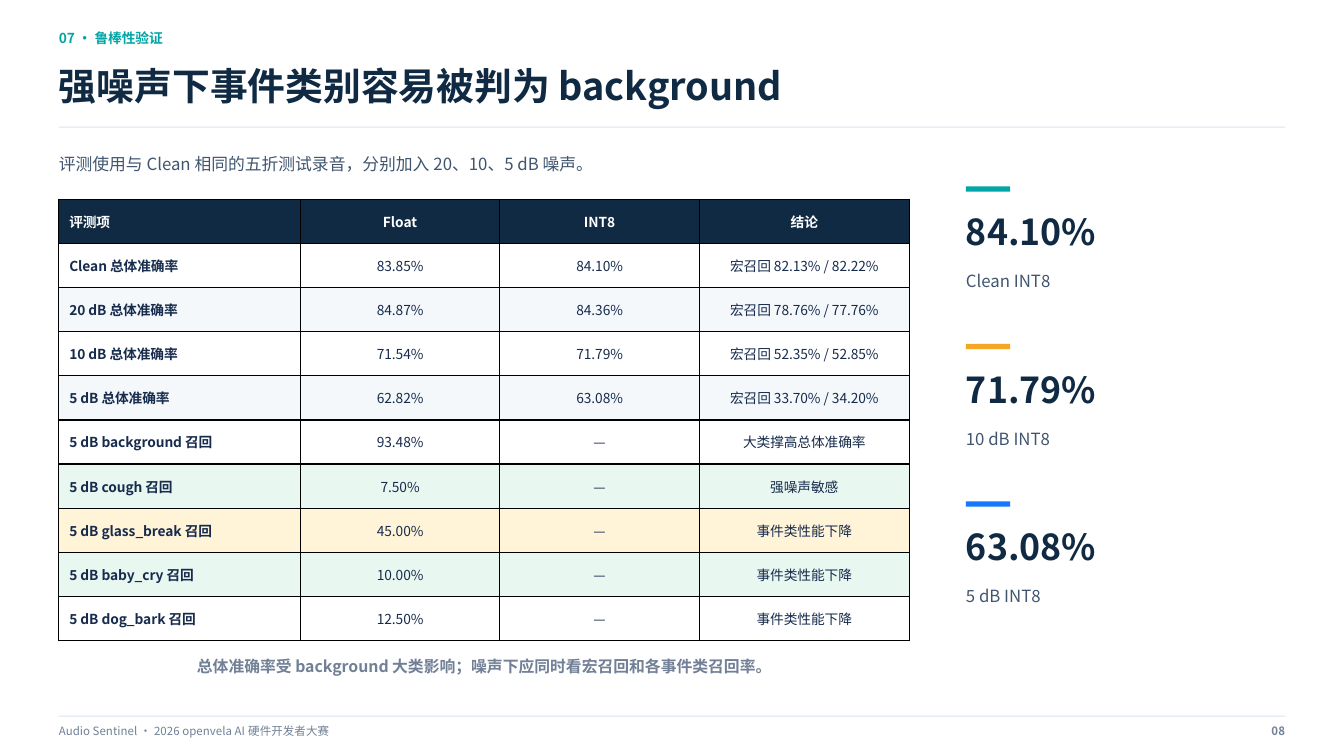
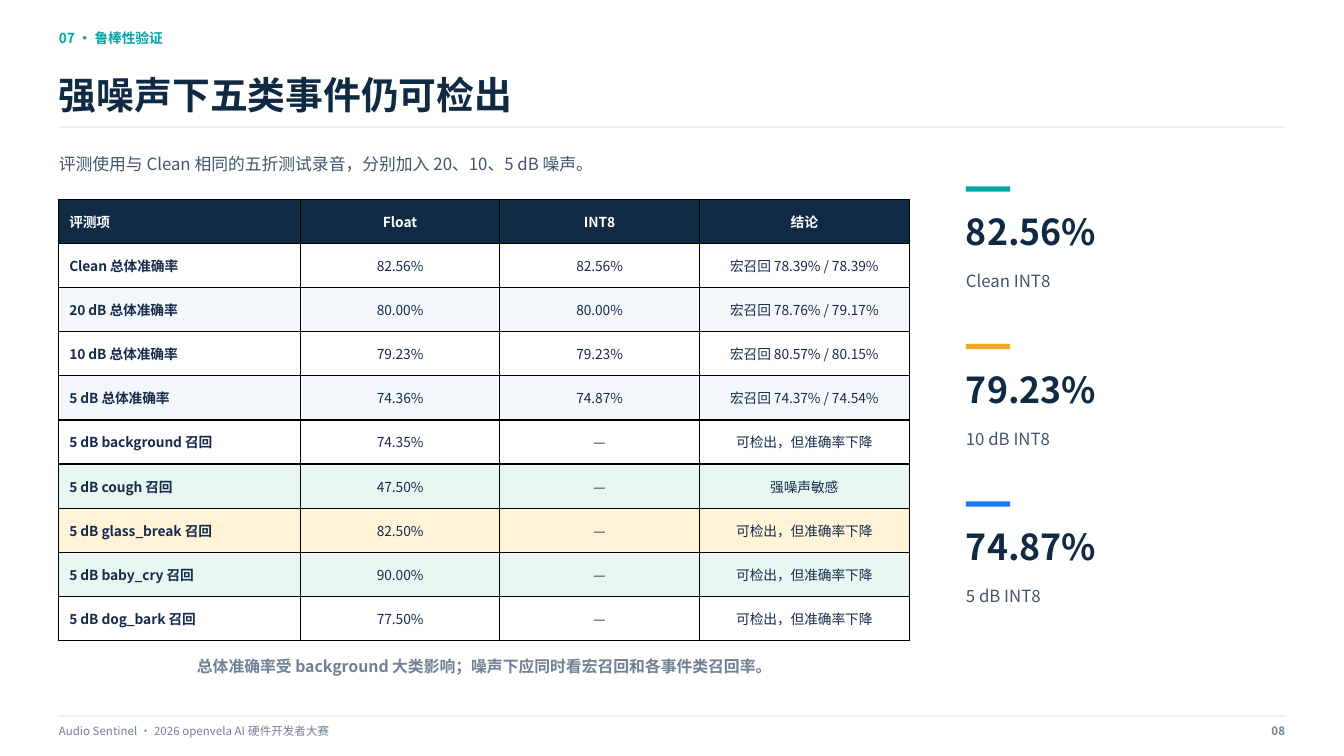
Before and after one commit to open-vela/contest2026_456_wuheihei, a slide deck: slide 8 of docs/submission/Audio_Sentinel_openvela大赛答辩_v2.pptx. Drawn at 1344x756 pixels with LibreOffice and Linux fonts; fonts in the diff are those of the drawing. Boxes give left, top, right and bottom in pixels: in the first picture for what was removed or moved away, otherwise in the second. Text is boxed around its words. In the diff, an @@ line names an element or a change of style, - is before the commit and + after.

```diff
--- a/docs/submission/Audio_Sentinel_openvela大赛答辩_v2.pptx
+++ b/docs/submission/Audio_Sentinel_openvela大赛答辩_v2.pptx
@@ text at <box>59,76,513,113</box>: text changed @@
-强噪声下事件类别容易被判为 background
+强噪声下五类事件仍可检出
@@ table at <box>58,200,909,641</box> @@
-row 2: Clean 总体准确率 | 83.85% | 84.10% | 宏召回 82.13% / 82.22%
+row 2: Clean 总体准确率 | 82.56% | 82.56% | 宏召回 78.39% / 78.39%
-row 3: 20 dB 总体准确率 | 84.87% | 84.36% | 宏召回 78.76% / 77.76%
+row 3: 20 dB 总体准确率 | 80.00% | 80.00% | 宏召回 78.76% / 79.17%
-row 4: 10 dB 总体准确率 | 71.54% | 71.79% | 宏召回 52.35% / 52.85%
+row 4: 10 dB 总体准确率 | 79.23% | 79.23% | 宏召回 80.57% / 80.15%
-row 5: 5 dB 总体准确率 | 62.82% | 63.08% | 宏召回 33.70% / 34.20%
+row 5: 5 dB 总体准确率 | 74.36% | 74.87% | 宏召回 74.37% / 74.54%
-row 6, column 2: 93.48%
+row 6, column 2: 74.35%
-row 6, column 4: 大类撑高总体准确率
+row 6, column 4: 可检出，但准确率下降
-row 7, column 2: 7.50%
+row 7, column 2: 47.50%
-row 8, column 2: 45.00%
+row 8, column 2: 82.50%
-row 8, column 4: 事件类性能下降
+row 8, column 4: 可检出，但准确率下降
-row 9, column 2: 10.00%
+row 9, column 2: 90.00%
-row 9, column 4: 事件类性能下降
+row 9, column 4: 可检出，但准确率下降
-row 10, column 2: 12.50%
+row 10, column 2: 77.50%
-row 10, column 4: 事件类性能下降
+row 10, column 4: 可检出，但准确率下降
@@ text at <box>966,218,1096,246</box>: text changed @@
-84.10%
+82.56%
@@ text at <box>966,376,1096,404</box>: text changed @@
-71.79%
+79.23%
@@ text at <box>966,533,1096,561</box>: text changed @@
-63.08%
+74.87%
```
Also in this commit, not shown: 3 other slides changed.
